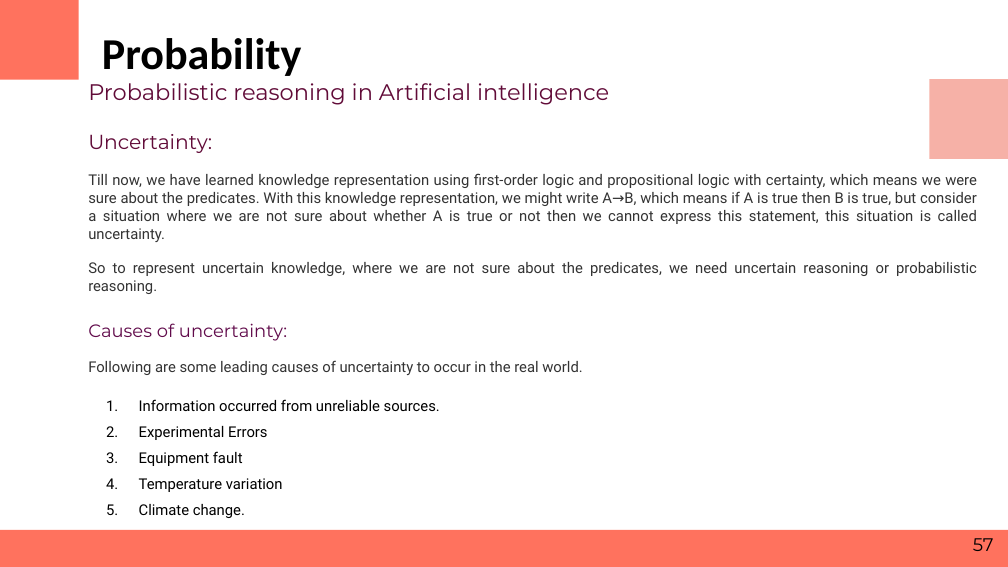
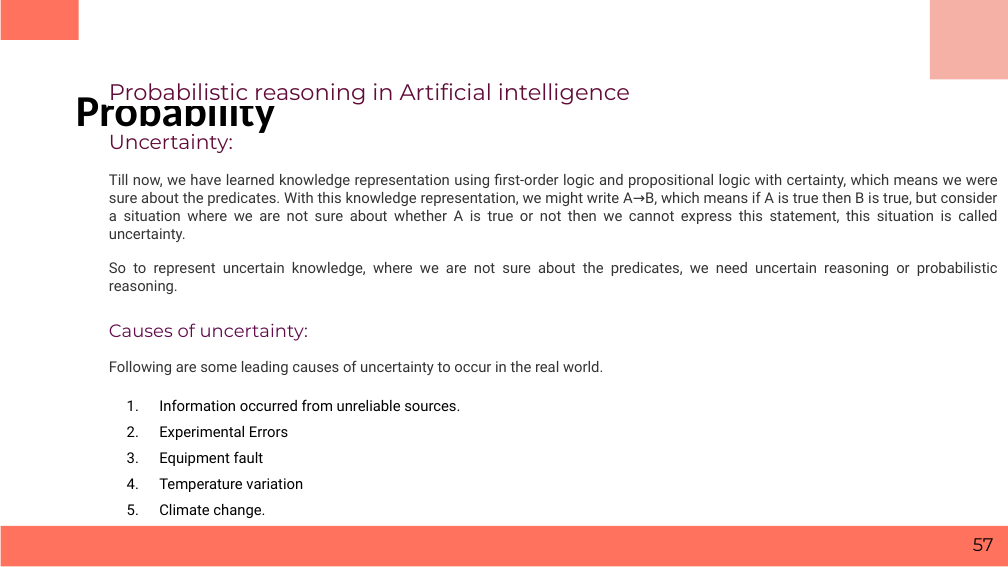
Before and after one commit to RashmivernekarN/ai_with_python_keonics, a slide deck: slide 57 of Module3/Business Statistics.pptx. Drawn at 1008x567 pixels with LibreOffice and Linux fonts; fonts in the diff are those of the drawing. Boxes give left, top, right and bottom in pixels: in the first picture for what was removed or moved away, otherwise in the second. Text is boxed around its words. In the diff, an @@ line names an element or a change of style, - is before the commit and + after.

```diff
--- a/Module3/Business Statistics.pptx
+++ b/Module3/Business Statistics.pptx
@@ rectangle: place and size @@
-rectangle at bbox=[0, 0, 79, 80]
+rectangle at bbox=[1, 0, 79, 39]
@@ rectangle: place and size @@
-rectangle at bbox=[929, 80, 1008, 159]
+rectangle at bbox=[930, 0, 1008, 79]
@@ title "Probability" rewrapped from bbox=[102, 38, 302, 76] to bbox=[76, 89, 276, 137] @@
@@ text "Probabilistic reasoning in Artificial intelligence": place and size @@
-text "Probabilistic reasoning in Artificial intelligence" at bbox=[88, 83, 977, 518]
+text "Probabilistic reasoning in Artificial intelligence" at bbox=[109, 83, 998, 518]
@@ rectangle: place and size @@
-rectangle at bbox=[0, 530, 1008, 567]
+rectangle at bbox=[1, 526, 1008, 566]
```
Also in this commit, not shown: 105 other slides changed, 1 slide added.
